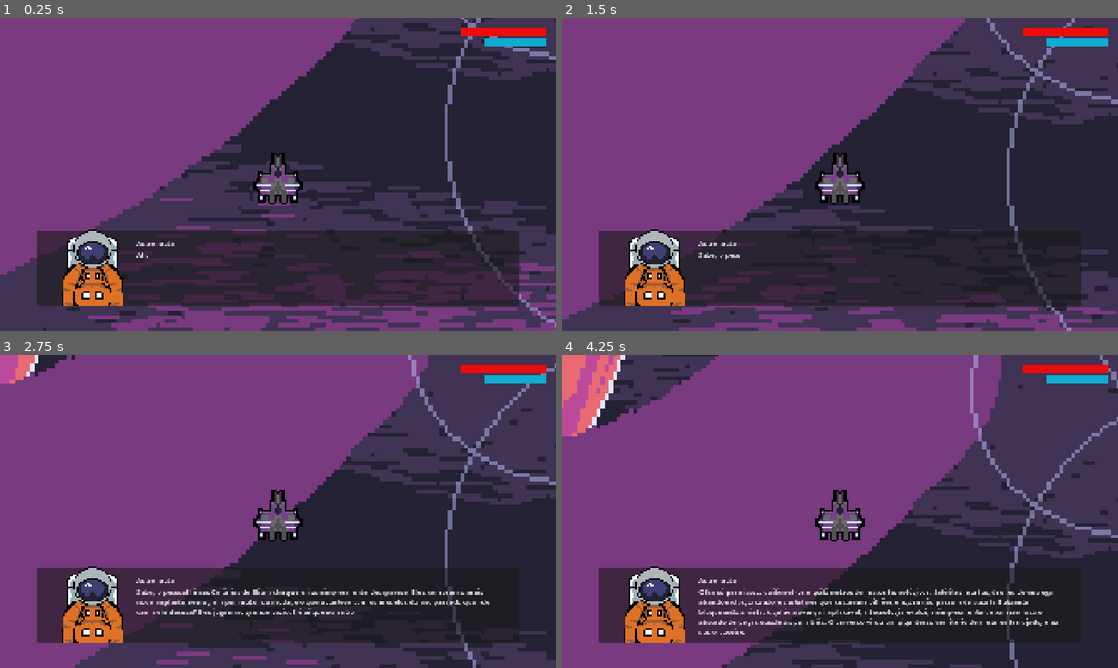
Above: before the commit, frames 1-4 (two rows, left to right).
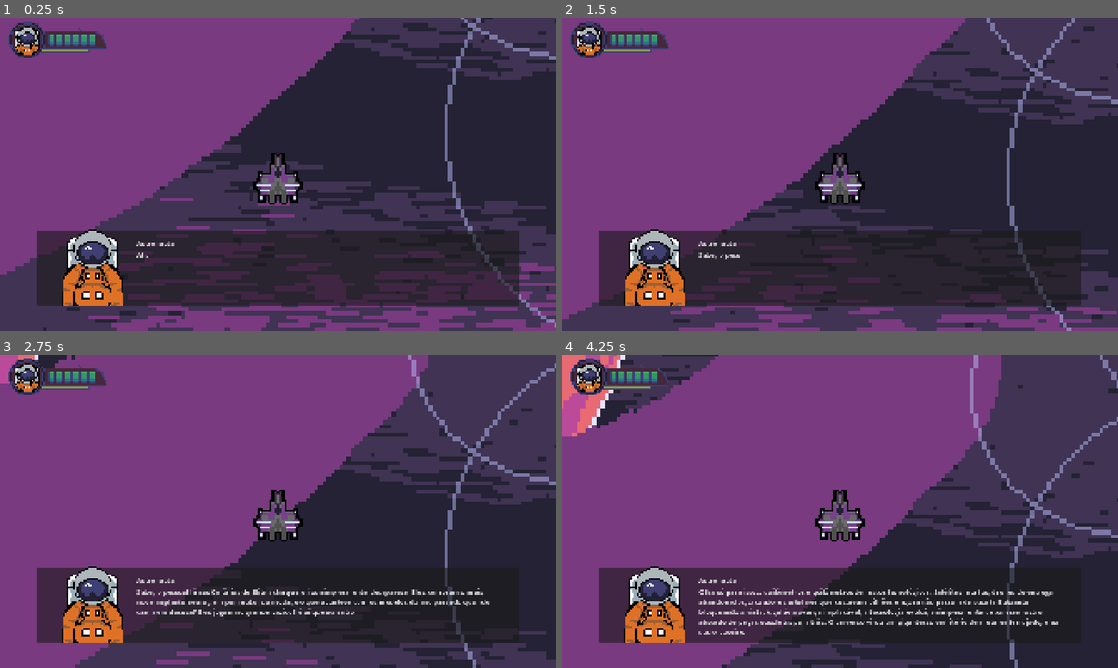
Above: after the commit, the same moments.

Repository: scorpion-bits/AstroDash
Game: Godot game, scene res://Rooms/Mode/Story/LevelManager/levels/Fase1/fase_1.tscn
Same seed, same stepped clock (60 frames per second), same inputs: the game is played once before the commit and once after it. The project has no main scene, so this scene is started directly. The engine's default icon, where the game draws it, is replaced by a stand-in: a white triangle on a blue panel in a dark square.
Inputs:
- Up to frame 1 (0.25 s): no input
- Up to frame 2 (1.5 s): tap Enter (ui_accept) at 0.5, 0.77 s; hold D (right_1) 0.53-1.28 s; hold S (down_1) from 1.28 s (still down)
- Up to frame 3 (2.75 s): tap Enter (ui_accept) at 1.52 s; release S (down_1) at 2.03 s; hold D (right_1) from 2.03 s (still down)
- Up to frame 4 (4.25 s): release D (right_1) at 2.78 s; hold W (up_1) 2.78-3.53 s; tap Enter (ui_accept) at 3.02, 3.77 s; hold A (left_1) from 3.53 s (still down)

The runs differ from the first frame. In frame 1, 2.0% of the frame differs, in the area x 1-99%, y 1-13%; in frame 2, 2.0%; in frame 3, 2.0%; in frame 4, 1.9%.

Commit message:
New HealhtBar

Diff:
--- /dev/null
+++ b/Rooms/Mode/Story/Componentes/ShakeComponent/ShakeComponent.gd
@@ -0,0 +1,91 @@
+extends Node
+class_name ShakeComponent
+
+@export var target : Node2D
+@export var amplitude : float
+@export var frequency : float
+@export var duration : float
+@export var smoothing : Tween.TransitionType
+
+var original_position : Vector2
+
+var tween : Tween
+
+func _ready() -> void:
+	original_position = target.position
+
+func trigger_x():
+	reset_tween()
+	tween = create_tween()
+	var iteration_duration = 1.0 / frequency
+	var total_iterations : int = duration / iteration_duration
+	var iteration_percentage = 1.0 / total_iterations
+
+	var i = total_iterations
+
+	while i > 0:
+		var offset : Vector2
+		if i % 2 ==  0:
+			offset = Vector2(original_position.x + i * iteration_percentage * amplitude, original_position.y)
+		else:
+			offset = Vector2(original_position.x + -i * iteration_percentage * amplitude, original_position.y)
+		tween.tween_property(target, "position", offset, 1.0 / frequency)
+		i -= 1
+
+	tween.tween_property(target, "position", original_position, 0.0)
+
+func trigger_y():
+	reset_tween()
+	tween = create_tween()
+	var iteration_duration = 1.0 / frequency
+	var total_iterations : int = duration / iteration_duration
+	var iteration_percentage = 1.0 / total_iterations
+
+	var i = total_iterations
+
+	while i > 0:
+		var offset : Vector2
+		if i % 2 ==  0:
+			offset = Vector2(original_position.x, original_position.y + i * iteration_percentage * amplitude)
+		else:
+			offset = Vector2(original_position.x, original_position.y + -i * iteration_percentage * amplitude)
+		tween.tween_property(target, "position", offset, 1.0 / frequency)
+		i -= 1
+
+	tween.tween_property(target, "position", original_position, 0.0)
+
+func trigger():
+	reset_tween()
+	tween = create_tween()
+	var iteration_duration = 1.0 / frequency
+	var total_iterations : int = duration / iteration_duration
+	var iteration_percentage = 1.0 / total_iterations
+
+	var i = total_iterations
+	var round = 0
+
+	while i > 0:
+		var offset : Vector2
+		if round ==  0:
+			offset = Vector2(original_position.x + -i * iteration_percentage * amplitude, original_position.y + -i * iteration_percentage * amplitude)
+		elif round == 1:
+			offset = Vector2(original_position.x + i * iteration_percentage * amplitude, original_position.y + -i * iteration_percentage * amplitude)
+		elif round == 2:
+			offset = Vector2(original_position.x + -i * iteration_percentage * amplitude, original_position.y + i * iteration_percentage * amplitude)
+		else:
+			offset = Vector2(original_position.x + i * iteration_percentage * amplitude, original_position.y + i * iteration_percentage * amplitude)
+
+		tween.tween_property(target, "position", offset, 1.0 / frequency).set_trans(smoothing).set_ease(Tween.EASE_IN_OUT)
+		i -= 1
+
+		if round > 3:
+			round = 0
+		else:
+			round += 1
+
+	tween.tween_property(target, "position", original_position, 0.0)
+
+func reset_tween():
+	if tween:
+		tween.kill()
+		target.position = original_position
--- /dev/null
+++ b/Rooms/Mode/Story/Componentes/ShakeComponent/shake_component.tscn
@@ -0,0 +1,6 @@
+[gd_scene format=3 uid="uid://hqtn0as24k78"]
+
+[ext_resource type="Script" uid="uid://ctlerv5jwc4ur" path="res://Rooms/Mode/Story/Componentes/ShakeComponent/ShakeComponent.gd" id="1_6husl"]
+
+[node name="ShakeComponent" type="Node" unique_id=1040993573]
+script = ExtResource("1_6husl")
--- a/Rooms/Mode/Story/StoryPlayer/Player/StoryPlayer.tscn
+++ b/Rooms/Mode/Story/StoryPlayer/Player/StoryPlayer.tscn
@@ -4,15 +4,51 @@
 [ext_resource type="Texture2D" uid="uid://cati20jxwhiug" path="res://Players/Assets/Sprite-0001.png" id="1_lkl1o"]
 [ext_resource type="PackedScene" uid="uid://bsrphq0eukbhj" path="res://Rooms/Mode/Story/Componentes/HealthComponent/health_component.tscn" id="3_h0qu4"]
 [ext_resource type="PackedScene" uid="uid://kjsbtb7mkjv8" path="res://Rooms/Mode/Story/Componentes/WeaponComponent/weapon_component.tscn" id="4_fds1a"]
+[ext_resource type="Script" uid="uid://0je47t8cjpsx" path="res://health_ui.gd" id="5_h0qu4"]
+[ext_resource type="Texture2D" uid="uid://cklpuppiti4ds" path="res://Rooms/Mode/Story/Componentes/HealthComponent/assets/energy_bar.png" id="5_tc5q5"]
+[ext_resource type="Texture2D" uid="uid://d3sp6nax76hjm" path="res://Rooms/Mode/Story/Componentes/HealthComponent/assets/healthbar_over.png" id="5_u3mxw"]
+[ext_resource type="Texture2D" uid="uid://c7pniq6wvupda" path="res://Rooms/Mode/Story/Componentes/HealthComponent/assets/health_bar.png" id="6_tc5q5"]
+[ext_resource type="Texture2D" uid="uid://c6y31lryr5uxg" path="res://Rooms/Mode/Story/Componentes/HealthComponent/assets/prtraits_sheets.png" id="9_0laih"]
+[ext_resource type="PackedScene" uid="uid://hqtn0as24k78" path="res://Rooms/Mode/Story/Componentes/ShakeComponent/shake_component.tscn" id="10_t0uks"]
 
 [sub_resource type="CircleShape2D" id="CircleShape2D_lkl1o"]
 radius = 25.019993
 
-[sub_resource type="StyleBoxFlat" id="StyleBoxFlat_chmls"]
-bg_color = Color(0.06869546, 0.66411614, 0.8140168, 1)
+[sub_resource type="AtlasTexture" id="AtlasTexture_t0uks"]
+atlas = ExtResource("9_0laih")
+region = Rect2(0, 0, 26, 26)
 
-[sub_resource type="StyleBoxFlat" id="StyleBoxFlat_h0qu4"]
-bg_color = Color(0.92, 0.04600001, 0.04600001, 1)
+[sub_resource type="AtlasTexture" id="AtlasTexture_24kff"]
+atlas = ExtResource("9_0laih")
+region = Rect2(26, 0, 26, 26)
+
+[sub_resource type="AtlasTexture" id="AtlasTexture_untkq"]
+atlas = ExtResource("9_0laih")
+region = Rect2(52, 0, 26, 26)
+
+[sub_resource type="AtlasTexture" id="AtlasTexture_otpqg"]
+atlas = ExtResource("9_0laih")
+region = Rect2(78, 0, 26, 26)
+
+[sub_resource type="SpriteFrames" id="SpriteFrames_t0uks"]
+animations = [{
+"frames": [{
+"duration": 1.0,
+"texture": SubResource("AtlasTexture_t0uks")
+}, {
+"duration": 1.0,
+"texture": SubResource("AtlasTexture_24kff")
+}, {
+"duration": 1.0,
+"texture": SubResource("AtlasTexture_untkq")
+}, {
+"duration": 1.0,
+"texture": SubResource("AtlasTexture_otpqg")
+}],
+"loop": 1,
+"name": &"default",
+"speed": 5.0
+}]
 
 [node name="StoryPlayer" type="CharacterBody2D" unique_id=1832787236]
 collision_mask = 5
@@ -28,6 +64,7 @@
 shape = SubResource("CircleShape2D_lkl1o")
 
 [node name="HealthComponent" parent="." unique_id=440873489 instance=ExtResource("3_h0qu4")]
+max_health = 6
 
 [node name="WeaponComponent" parent="." unique_id=864682556 instance=ExtResource("4_fds1a")]
 
@@ -41,18 +78,36 @@
 
 [node name="PlayerUI" type="CanvasLayer" parent="." unique_id=1053241877]
 
-[node name="EnergyBar" type="ProgressBar" parent="PlayerUI" unique_id=2135078485]
-offset_left = 1670.0
-offset_top = 68.0
-offset_right = 1884.0
-offset_bottom = 95.0
-theme_override_styles/fill = SubResource("StyleBoxFlat_chmls")
-show_percentage = false
+[node name="AstronautPortrait" type="AnimatedSprite2D" parent="PlayerUI" unique_id=477503813]
+position = Vector2(94, 76)
+scale = Vector2(4, 4)
+sprite_frames = SubResource("SpriteFrames_t0uks")
 
-[node name="HealthBar" type="ProgressBar" parent="PlayerUI" unique_id=1464762196]
-offset_left = 1592.0
-offset_top = 36.0
-offset_right = 1884.0
-offset_bottom = 63.0
-theme_override_styles/fill = SubResource("StyleBoxFlat_h0qu4")
-show_percentage = false
+[node name="EnergyBar" type="TextureProgressBar" parent="PlayerUI" unique_id=1724985712]
+offset_left = 146.0
+offset_top = 108.0
+offset_right = 185.0
+offset_bottom = 110.0
+scale = Vector2(4, 4)
+step = 20.0
+value = 100.0
+texture_progress = ExtResource("5_tc5q5")
+
+[node name="HealthUI" type="TextureProgressBar" parent="PlayerUI" unique_id=734804153]
+offset_left = 10.0
+offset_top = 12.0
+offset_right = 106.0
+offset_bottom = 44.0
+scale = Vector2(4, 4)
+max_value = 6.0
+value = 6.0
+texture_over = ExtResource("5_u3mxw")
+texture_progress = ExtResource("6_tc5q5")
+texture_progress_offset = Vector2(40, 12)
+script = ExtResource("5_h0qu4")
+
+[node name="ShakeComponent" parent="PlayerUI" unique_id=1040993573 node_paths=PackedStringArray("target") instance=ExtResource("10_t0uks")]
+target = NodePath("../AstronautPortrait")
+amplitude = 6.0
+frequency = 50.0
+duration = 0.5
--- a/Rooms/Mode/Story/StoryPlayer/Player/story_player.gd
+++ b/Rooms/Mode/Story/StoryPlayer/Player/story_player.gd
@@ -8,17 +8,13 @@
 @onready var health_comp: HealthComponent = $HealthComponent
 @onready var weapon_comp: WeaponComponent = $WeaponComponent
 @onready var sprite: Sprite2D = $Sprite2D
-@onready var energy_bar: ProgressBar = $PlayerUI/EnergyBar
-@onready var health_bar: ProgressBar = $PlayerUI/HealthBar
+@onready var energy_bar: TextureProgressBar = $PlayerUI/EnergyBar
 @onready var hurtbox: Area2D = $Hurtbox
 
 func _ready() -> void:
 	if health_comp:
 		health_comp.health_changed.connect(_on_health_changed)
 		health_comp.died.connect(_on_died)
-
-		health_bar.max_value = health_comp.max_health
-		health_bar.value = health_comp.current_health
 
 	if weapon_comp:
 		weapon_comp.energy_changed.connect(_on_energy_changed)
@@ -75,8 +71,7 @@
 		sprite.modulate.a = 1.0
 
 func _on_health_changed(current, max_hp) -> void:
-	print("Player tomou dano! Vida atual: ", current, "/", max_hp)
-	health_bar.value = current
+	EventBus.player_health_changed.emit(current, max_hp)
 
 func _on_energy_changed(current_energy, max_energy) -> void:
 	energy_bar.value = current_energy
--- /dev/null
+++ b/Rooms/Mode/Story/StoryPlayer/Player/texture_rect.gd
@@ -0,0 +1,11 @@
+extends TextureRect
+
+
+# Called when the node enters the scene tree for the first time.
+func _ready() -> void:
+	pass # Replace with function body.
+
+
+# Called every frame. 'delta' is the elapsed time since the previous frame.
+func _process(delta: float) -> void:
+	pass
--- /dev/null
+++ b/event_bus.gd
@@ -0,0 +1,4 @@
+extends Node
+
+signal player_health_changed
+signal player_died
--- /dev/null
+++ b/health_ui.gd
@@ -0,0 +1,23 @@
+extends TextureProgressBar
+class_name HealthUI
+@onready var astronaut_portrait: AnimatedSprite2D = $"../AstronautPortrait"
+@onready var shake_component: ShakeComponent = $"../ShakeComponent"
+
+
+func _ready() -> void:
+	EventBus.player_health_changed.connect(_on_player_health_changed)
+
+func _on_player_health_changed(current_health, max_health):
+	shake_component.trigger()
+
+	max_value = max_health
+	value = current_health
+
+	if value >= 5:
+		astronaut_portrait.frame = 0
+	elif value >= 3:
+		astronaut_portrait.frame = 1
+	elif value > 0:
+		astronaut_portrait.frame = 2
+	else:
+		astronaut_portrait.frame = 3
--- a/project.godot
+++ b/project.godot
@@ -16,6 +16,7 @@
 
 [autoload]
 
+EventBus="*uid://b6c8e6eq062hb"
 MusicaFundo="*uid://8btqe7dmk4kl"
 StoryLevelManager="*uid://cgf6l0xe7ehpr"
 DialogueManager="*uid://7wcx0tuf7syp"
@@ -89,6 +90,7 @@
 
 [rendering]
 
+textures/canvas_textures/default_texture_filter=0
 rendering_device/driver.windows="d3d12"
 renderer/rendering_method="gl_compatibility"
 renderer/rendering_method.mobile="gl_compatibility"
Binary file added: Rooms/Mode/Story/Componentes/HealthComponent/assets/badportrait.png
Not shown, added: Rooms/Mode/Story/Componentes/HealthComponent/assets/badportrait.png.import
Binary file added: Rooms/Mode/Story/Componentes/HealthComponent/assets/energy_bar.png
Not shown, added: Rooms/Mode/Story/Componentes/HealthComponent/assets/energy_bar.png.import
Binary file added: Rooms/Mode/Story/Componentes/HealthComponent/assets/goodportrait.png
Not shown, added: Rooms/Mode/Story/Componentes/HealthComponent/assets/goodportrait.png.import
Binary file added: Rooms/Mode/Story/Componentes/HealthComponent/assets/health_bar.png
Not shown, added: Rooms/Mode/Story/Componentes/HealthComponent/assets/health_bar.png.import
Binary file added: Rooms/Mode/Story/Componentes/HealthComponent/assets/healthbar_over.aseprite
Binary file added: Rooms/Mode/Story/Componentes/HealthComponent/assets/healthbar_over.png
Not shown, added: Rooms/Mode/Story/Componentes/HealthComponent/assets/healthbar_over.png.import
Binary file added: Rooms/Mode/Story/Componentes/HealthComponent/assets/mohamed.ase
(and 10 more such lines)
